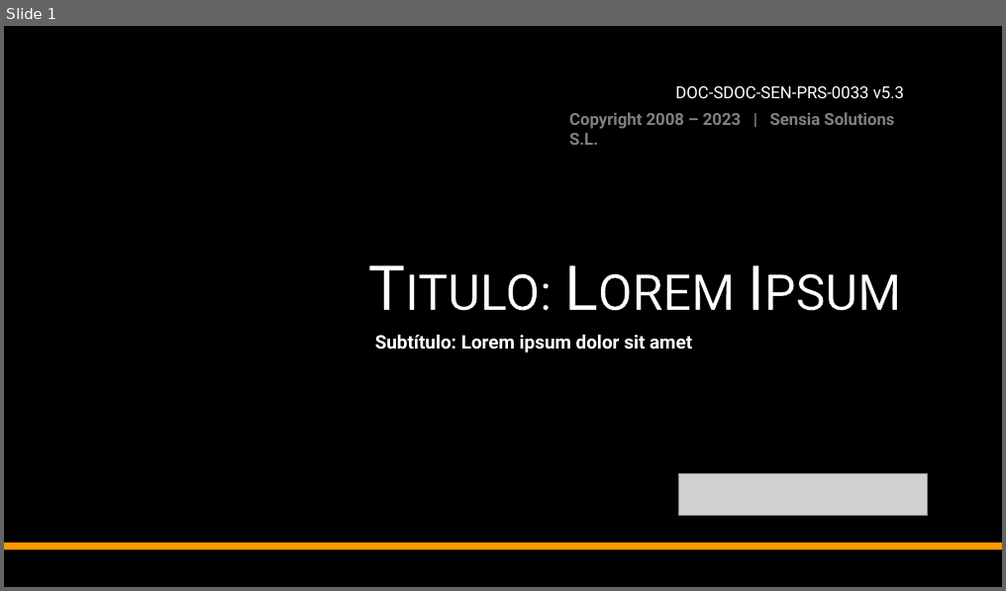
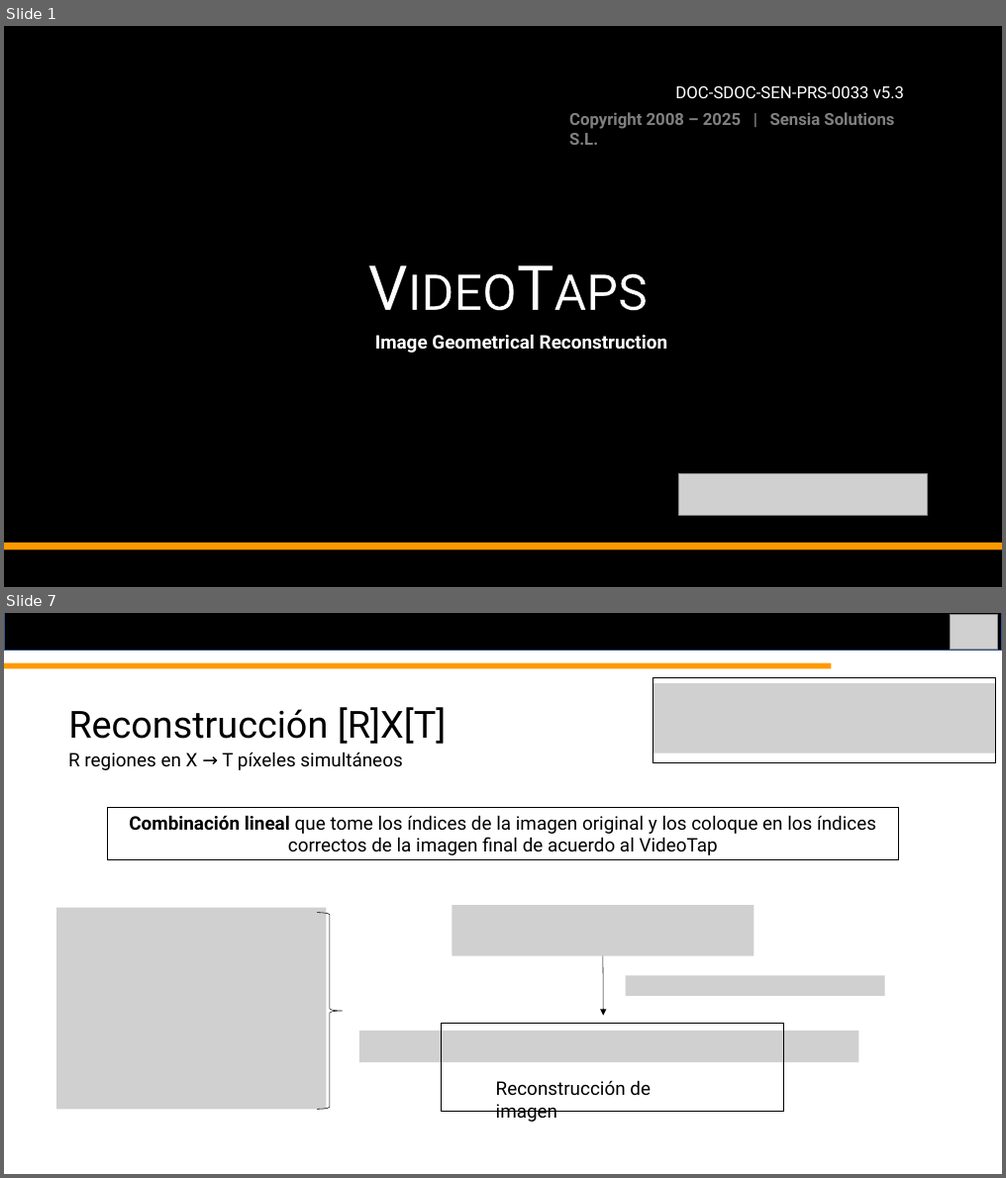
Before and after one commit to alvarotovarpardo/VideoTaps, a slide deck: VideoTaps.pptx. Shown one above the other, each under a label of ours: slide 1 before the commit, slides 1 and 7 after it; the slides between them are not shown. The pictures are 1006x591 and 1006x1178 pixels, drawn with LibreOffice and Linux fonts; fonts in the diff are those of the drawing; grey boxes stand for pictures; background and template pictures are left out; a plain dark background stands for a picture behind light text. Boxes give left, top, right and bottom in pixels: in the first picture for what was removed or moved away, otherwise in the second. Text is boxed around its words. In the diff, an @@ line names an element or a change of style, - is before the commit and + after.

```diff
--- a/VideoTaps.pptx
+++ b/VideoTaps.pptx
@@ slide 7 added at <box>4,613,1002,1174</box>, background #FFFFFF @@
@@ rectangle added at <box>4,613,1002,651</box>, fill #000000, outline #325491 1 pt @@
@@ picture added at <box>949,615,997,649</box> @@
@@ rectangle added at <box>4,663,832,669</box>, fill #FF9900 @@
@@ picture added at <box>653,683,997,753</box> @@
@@ rectangle added at <box>653,677,997,762</box>, outline #000000 1 pt @@
@@ title added at <box>68,707,447,744</box>, 36 pt, text #000000 @@
+Reconstrucción [R]X[T]
@@ text added at <box>68,752,402,770</box>, 18 pt, text #000000 @@
+R regiones en X → T píxeles simultáneos
@@ rectangle added at <box>108,808,899,861</box>, outline #000000 0.75 pt, 18 pt, text #000000 @@
+Combinación lineal que tome los índices de la imagen original y los coloque en los índices correctos de la imagen final de acuerdo al VideoTap
@@ picture added at <box>56,908,326,1110</box> @@
@@ picture added at <box>451,905,753,956</box> @@
@@ right brace added at <box>317,912,343,1109</box>, outline #000000 0.5 pt @@
@@ arrow added from (603, 957) to (604, 1016), #000000 0.5 pt @@
@@ picture added at <box>626,976,884,996</box> @@
@@ rectangle added at <box>442,1024,784,1112</box>, outline #000000 1 pt @@
@@ picture added at <box>359,1031,859,1062</box> @@
@@ text added at <box>496,1080,650,1122</box>, 18 pt, text #000000 @@
+Reconstrucción de imagen
@@ slide 1 changed as well @@
@@ text at <box>569,112,894,145</box>: text changed @@
-Copyright 2008 – 2023 | Sensia Solutions S.L.
+Copyright 2008 – 2025 | Sensia Solutions S.L.
@@ text at <box>360,237,909,328</box>: text changed @@
-Titulo: Lorem Ipsum
+VideoTaps
@@ text at <box>375,334,667,353</box>: text changed @@
-Subtítulo: Lorem ipsum dolor sit amet
+Image Geometrical Reconstruction
```
Also in this commit, not shown: 19 other slides added, 6 slides removed, 42 other files.
